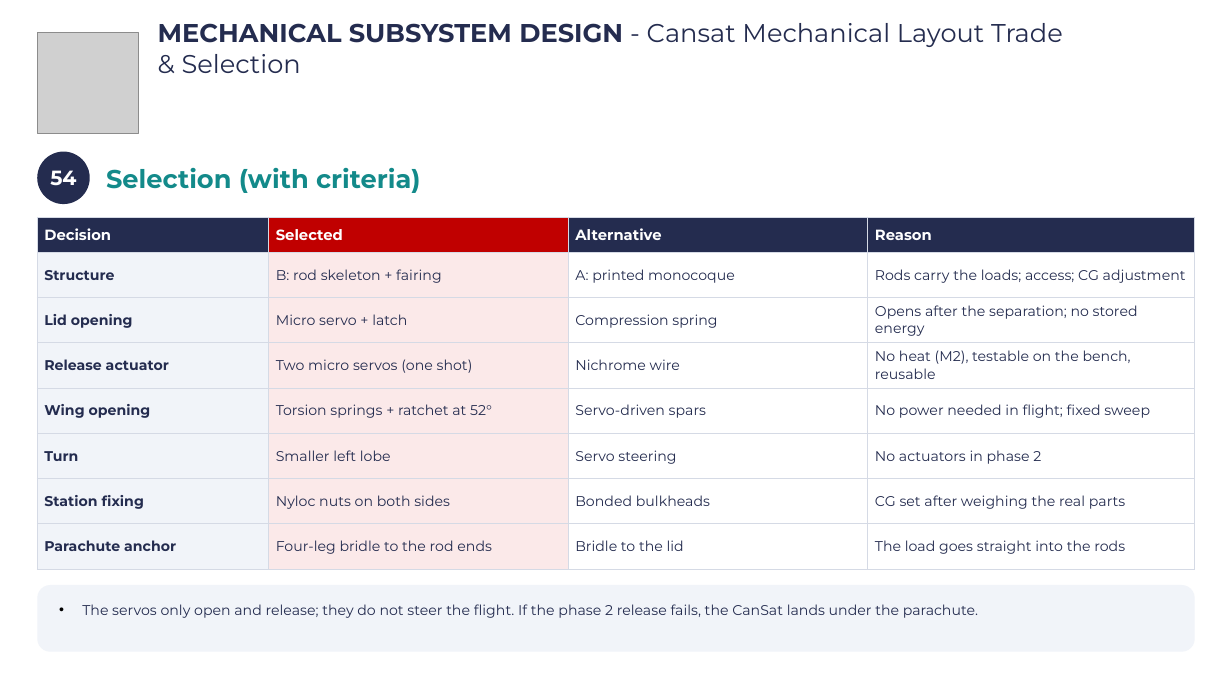
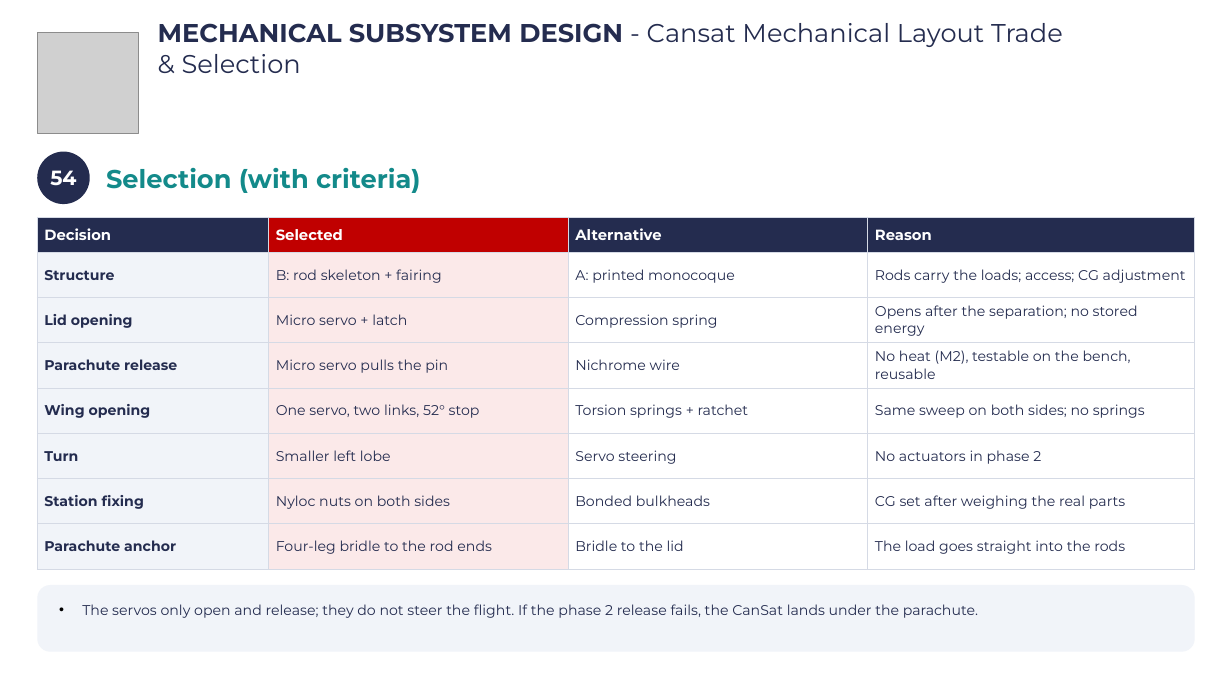
Before and after one commit to Caetano18/proyecto, a slide deck: slide 57 of cansat_pdr/laminas_plantilla/CanSat_PDR_Hermes_completo.pptx. Drawn at 1232x693 pixels with LibreOffice and Linux fonts; fonts in the diff are those of the drawing; grey boxes stand for pictures; background and template pictures are left out. Boxes give left, top, right and bottom in pixels: in the first picture for what was removed or moved away, otherwise in the second. Text is boxed around its words. In the diff, an @@ line names an element or a change of style, - is before the commit and + after.

```diff
--- a/cansat_pdr/laminas_plantilla/CanSat_PDR_Hermes_completo.pptx
+++ b/cansat_pdr/laminas_plantilla/CanSat_PDR_Hermes_completo.pptx
@@ table at (x1=37, y1=217, x2=1195, y2=569) @@
-row 4, column 1: Release actuator
+row 4, column 1: Parachute release
-row 4, column 2: Two micro servos (one shot)
+row 4, column 2: Micro servo pulls the pin
-row 5: Wing opening | Torsion springs + ratchet at 52° | Servo-driven spars | No power needed in flight; fixed sweep
+row 5: Wing opening | One servo, two links, 52° stop | Torsion springs + ratchet | Same sweep on both sides; no springs
```
Also in this commit, not shown: 13 other slides changed, 34 other files.
